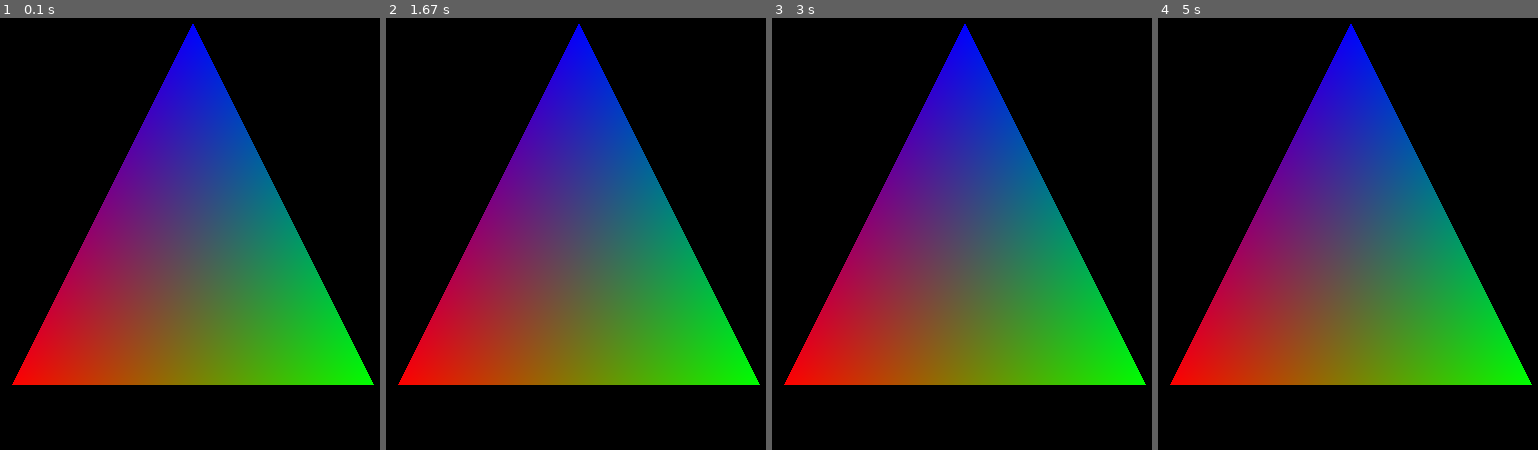
Above: before the commit, frames 1-4 (left to right).
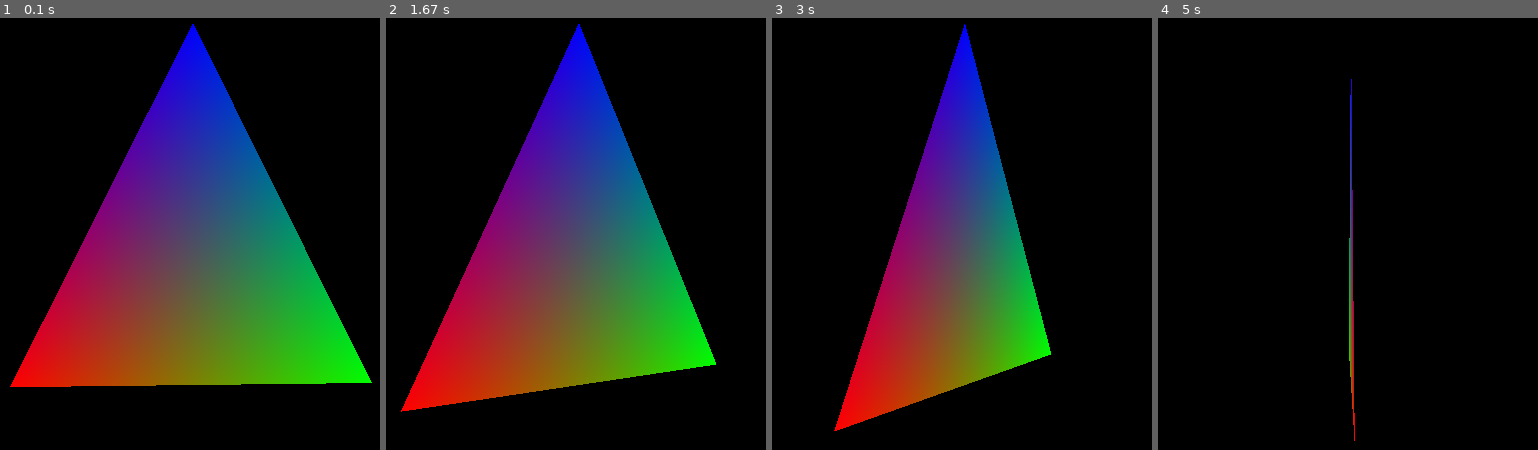
Above: after the commit, the same moments.

Repository: danadrianmirea/pygame-playground
Game: pygame game, started from pygame_triangle.py
Same seed, same stepped clock (60 frames per second), same inputs: the game is played once before the commit and once after it.
Inputs:
- Up to frame 1 (0.1 s): no input
- Up to frame 2 (1.67 s): no input
- Up to frame 3 (3 s): no input
- Up to frame 4 (5 s): no input

The runs differ from the first frame. In frame 1, 0.5% of the frame differs, in the area x 2-99%, y 20-86%; in frame 2, 8.6%; in frame 3, 26%; in frame 4, 40%, in the area x 3-99%, y 1-98%.

Commit message:
modified:   pygame_triangle.py

Diff:
--- a/pygame_triangle.py
+++ b/pygame_triangle.py
@@ -3,10 +3,9 @@
 from OpenGL.GL import *
 from OpenGL.GLU import *
 
+rotSpeed = 0.3
+
 def draw_triangle():
-    # Clear the screen and set the color
-    glClear(GL_COLOR_BUFFER_BIT | GL_DEPTH_BUFFER_BIT)
-
     # Draw a triangle
     glBegin(GL_TRIANGLES)
 
@@ -42,6 +41,8 @@
     glLoadIdentity()
     glTranslatef(0.0, 0.0, -2.0)  # Move the triangle into view
 
+    angle = 0  # Initialize rotation angle
+
     # Main loop
     running = True
     while running:
@@ -49,8 +50,21 @@
             if event.type == QUIT or (event.type == KEYDOWN and event.key == K_ESCAPE):
                 running = False
 
+        # Clear the screen
+        glClear(GL_COLOR_BUFFER_BIT | GL_DEPTH_BUFFER_BIT)
+
+        # Apply rotation
+        glLoadIdentity()
+        glTranslatef(0.0, 0.0, -2.0)
+        glRotatef(angle, 0, 1, 0)  # Rotate around the Y-axis
+
         # Draw the triangle
         draw_triangle()
+
+        # Update the angle for the next frame
+        angle += rotSpeed  # Increase the angle to make the triangle spin
+        if(angle > 360):
+            angle -= 360
 
         # Swap buffers to display the rendered image
         pygame.display.flip()
